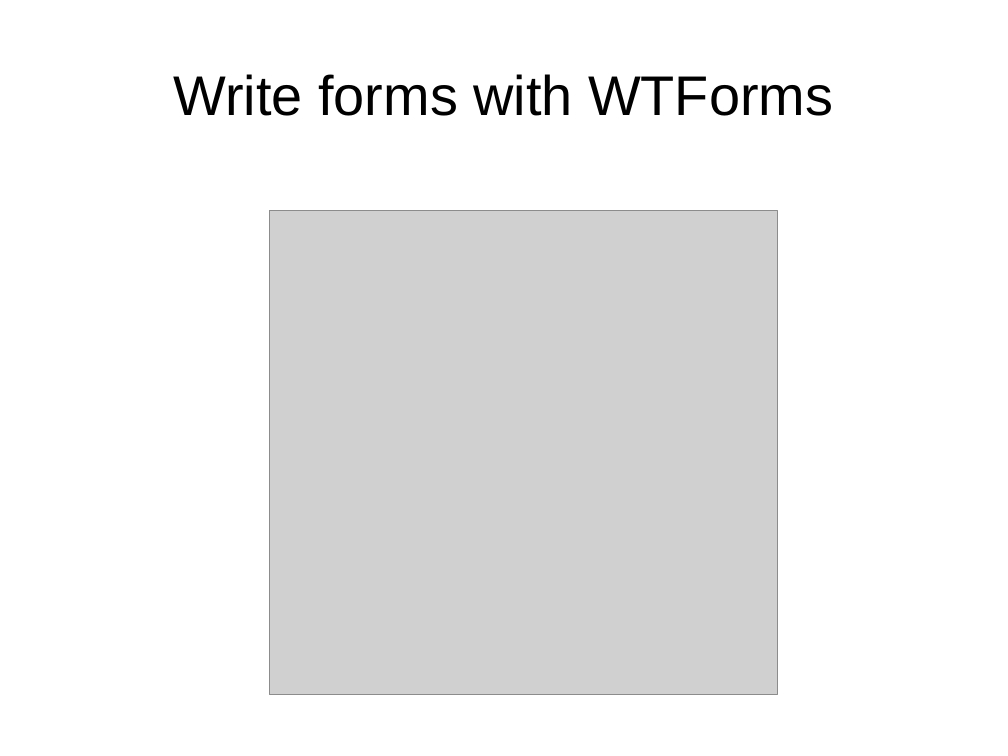
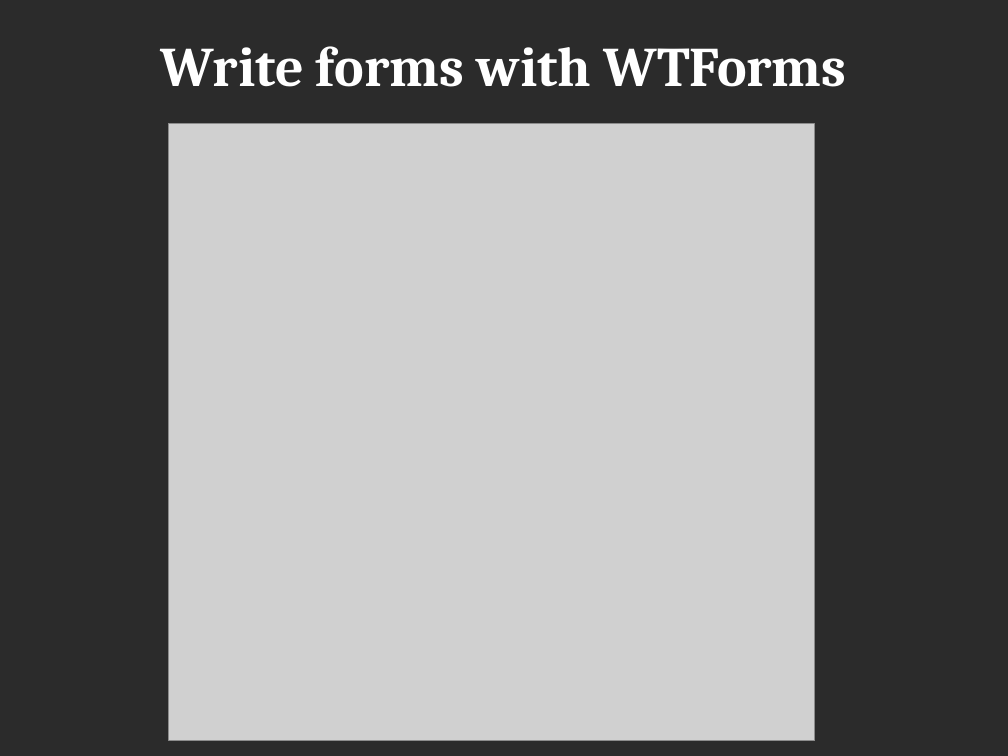
Before and after one commit to hachreak/invenio-devforum-knowledge-2.0, a slide deck: slide 11 of presentation.odp. Drawn at 1008x756 pixels with LibreOffice and Linux fonts; fonts in the diff are those of the drawing; grey boxes stand for pictures; background and template pictures are left out; a plain dark background stands for a picture behind light text. Boxes give left, top, right and bottom in pixels: in the first picture for what was removed or moved away, otherwise in the second. Text is boxed around its words. In the diff, an @@ line names an element or a change of style, - is before the commit and + after.

```diff
--- a/presentation.odp
+++ b/presentation.odp
@@ background #FFFFFF to picture (left out) @@
@@ title "Write forms with WTForms": place and size @@
-title "Write forms with WTForms" at [174,74,833,116]
+title "Write forms with WTForms" at [161,46,846,87]
@@ title "Write forms with WTForms" at [161,46,846,87]: font Arial to Cambria, text colour #000000 to #FFFFFF, bold on @@
@@ picture: place and size @@
-picture at [270,210,777,695]
+picture at [168,124,815,741]
```
Also in this commit, not shown: 16 other slides changed, 1 other file.
